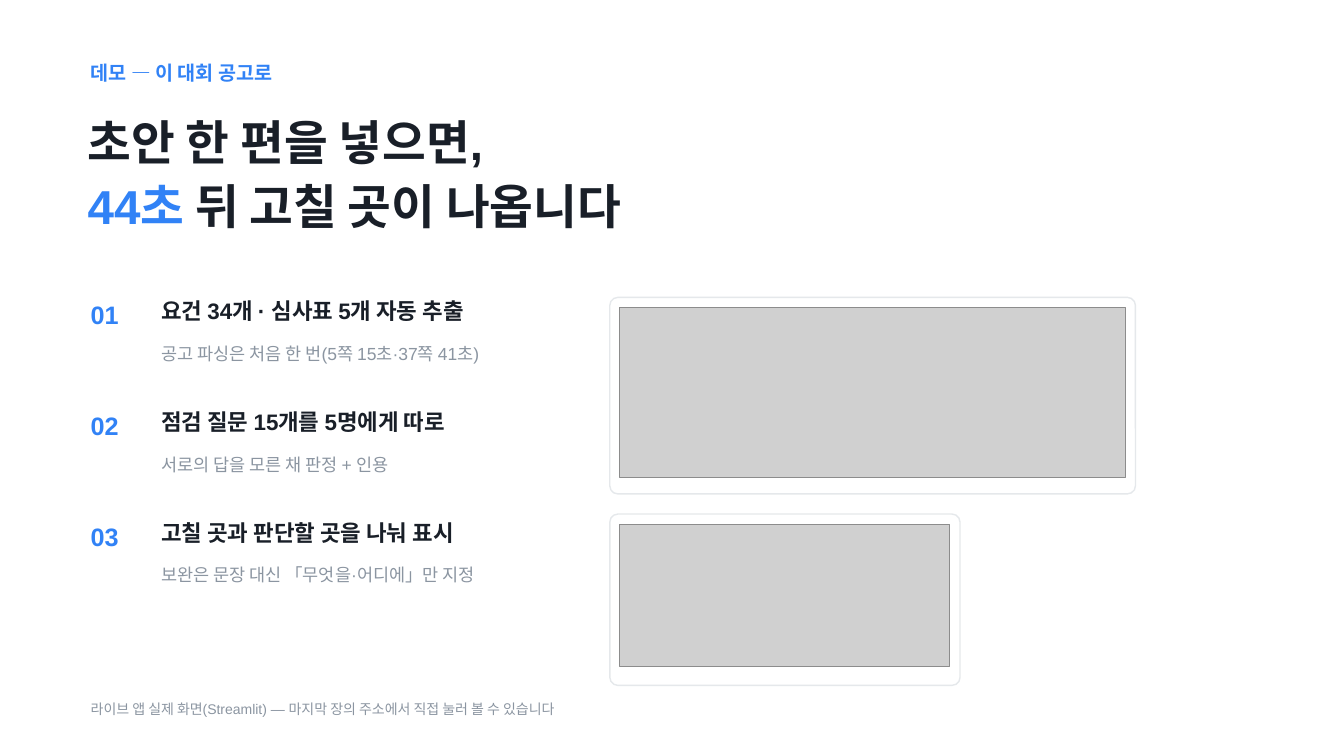
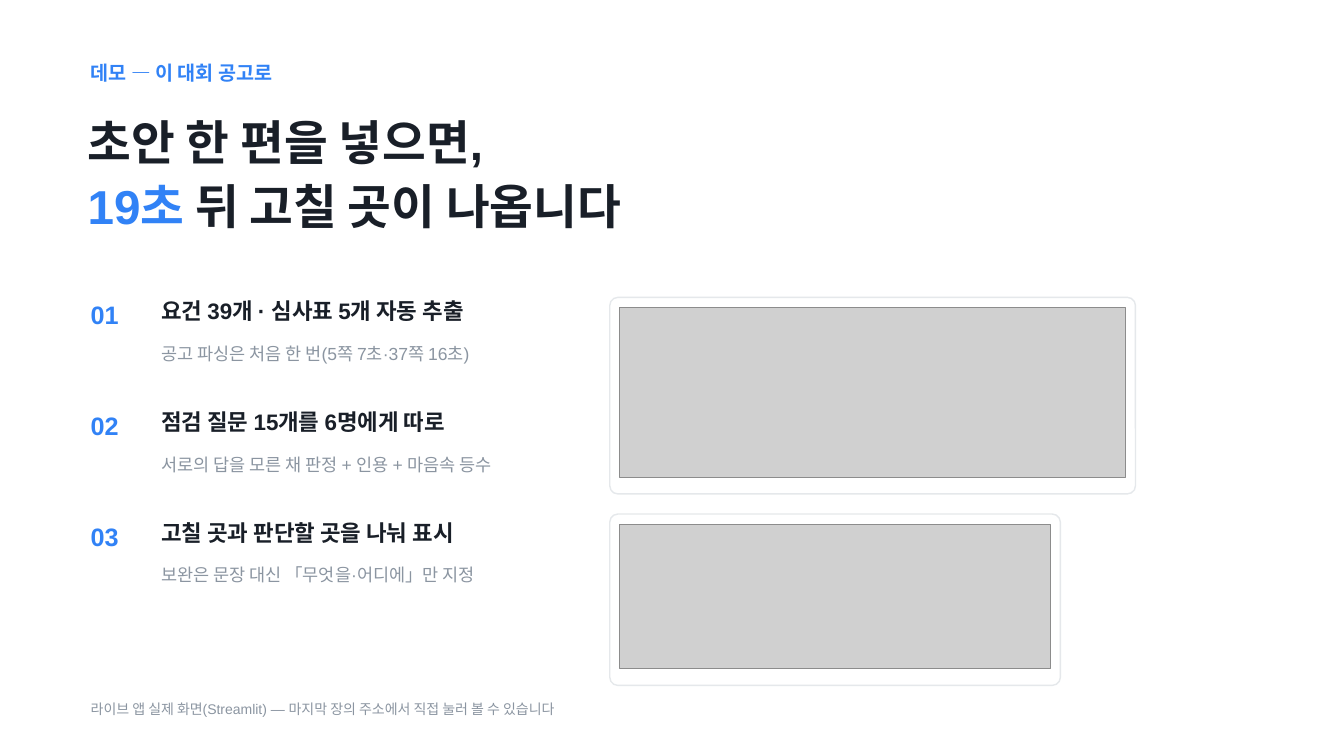
Before and after one commit to Ryugi62/rfp-to-fit, a slide deck: slide 4 of deliver/deck/RFP-to-Fit_루미아.pptx. Drawn at 1344x756 pixels with LibreOffice and Linux fonts; fonts in the diff are those of the drawing; grey boxes stand for pictures. Boxes give left, top, right and bottom in pixels: in the first picture for what was removed or moved away, otherwise in the second. Text is boxed around its words. In the diff, an @@ line names an element or a change of style, - is before the commit and + after.

```diff
--- a/deliver/deck/RFP-to-Fit_루미아.pptx
+++ b/deliver/deck/RFP-to-Fit_루미아.pptx
@@ text at (88, 184, 621, 229): text changed @@
-44초 뒤 고칠 곳이 나옵니다
+19초 뒤 고칠 곳이 나옵니다
@@ text at (161, 300, 463, 321): text changed @@
-요건 34개 · 심사표 5개 자동 추출
+요건 39개 · 심사표 5개 자동 추출
@@ text at (161, 345, 469, 364): text changed @@
-공고 파싱은 처음 한 번(5쪽 15초·37쪽 41초)
+공고 파싱은 처음 한 번(5쪽 7초·37쪽 16초)
@@ text at (161, 411, 445, 432): text changed @@
-점검 질문 15개를 5명에게 따로
+점검 질문 15개를 6명에게 따로
@@ text at (161, 456, 492, 473): text changed @@
-서로의 답을 모른 채 판정 + 인용
+서로의 답을 모른 채 판정 + 인용 + 마음속 등수
@@ rounded rectangle: place and size @@
-rounded rectangle at (610, 514, 960, 686)
+rounded rectangle at (610, 514, 1061, 686)
@@ picture: place and size @@
-picture at (620, 524, 950, 666)
+picture at (620, 524, 1051, 668)
```
Also in this commit, not shown: 8 other slides changed, 1 slide added, 1 slide removed, 39 other files.
